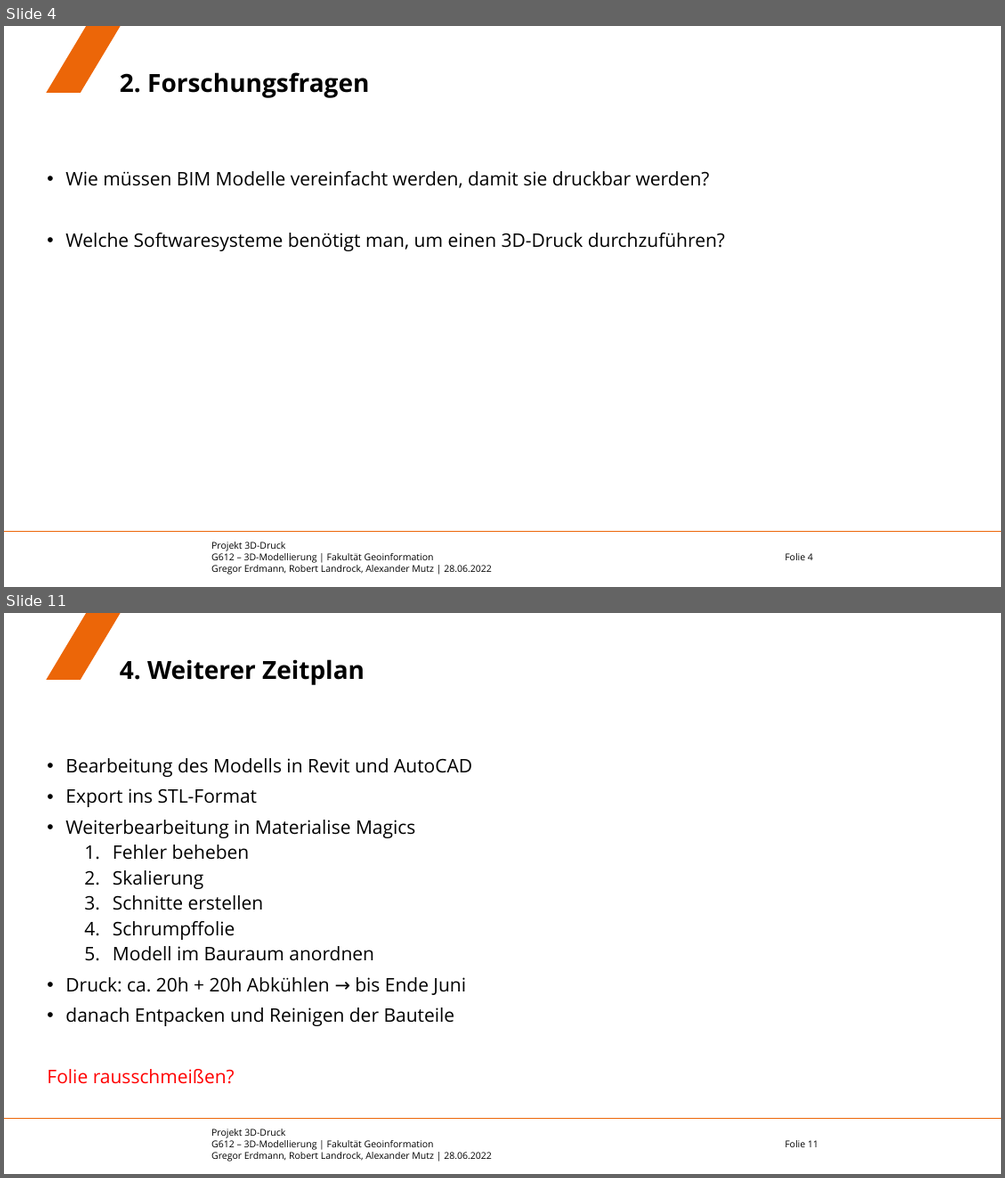
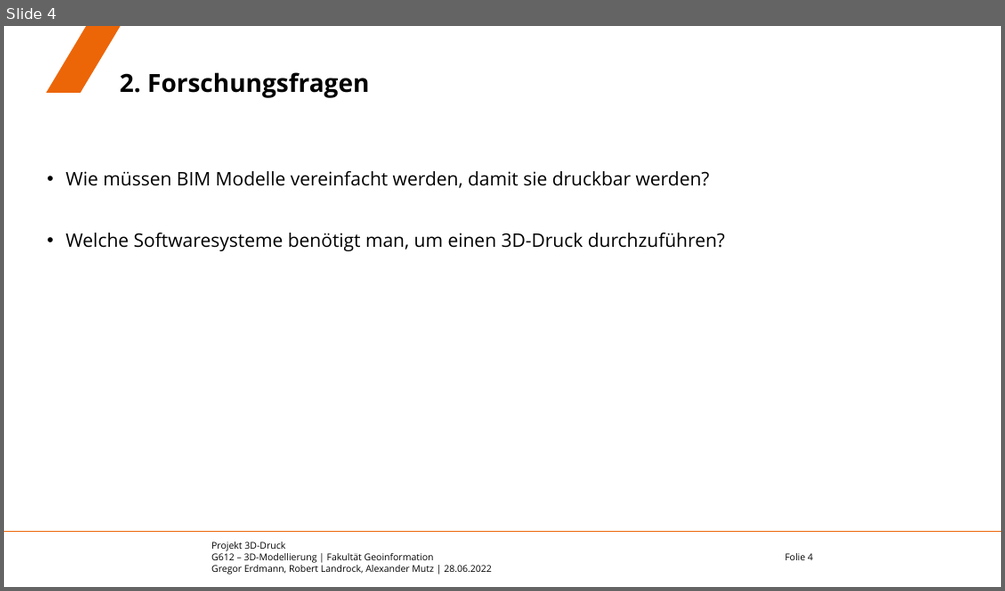
Before and after one commit to eamutz/LGS_print, a slide deck: Endvortrag.pptx. Shown one above the other, each under a label of ours: slides 4 and 11 before the commit, slide 4 after it; the slides between them are not shown. The pictures are 1005x1178 and 1005x591 pixels, drawn with LibreOffice and Linux fonts; fonts in the diff are those of the drawing; background and template pictures are left out. Boxes give left, top, right and bottom in pixels: in the first picture for what was removed or moved away, otherwise in the second. Text is boxed around its words. In the diff, an @@ line names an element or a change of style, - is before the commit and + after.

```diff
--- a/Endvortrag.pptx
+++ b/Endvortrag.pptx
@@ slide 11 removed at box(4, 613, 1001, 1174), background #FFFFFF; not listed: 4 template elements that a slide beside it also shows @@
@@ title removed at box(120, 659, 364, 685) @@
-4. Weiterer Zeitplan
@@ text removed at box(65, 758, 472, 1026) @@
-• Bearbeitung des Modells in Revit und AutoCAD
-• Export ins STL-Format
-• Weiterbearbeitung in Materialise Magics
-  1. Fehler beheben
-  2. Skalierung
-  3. Schnitte erstellen
-  4. Schrumpffolie
-  5. Modell im Bauraum anordnen
-• Druck: ca. 20h + 20h Abkühlen → bis Ende Juni
-• danach Entpacken und Reinigen der Bauteile
-Folie rausschmeißen?
```
Also in this commit, not shown: 8 slides changed, 9 slides added, 1 other slide removed.
